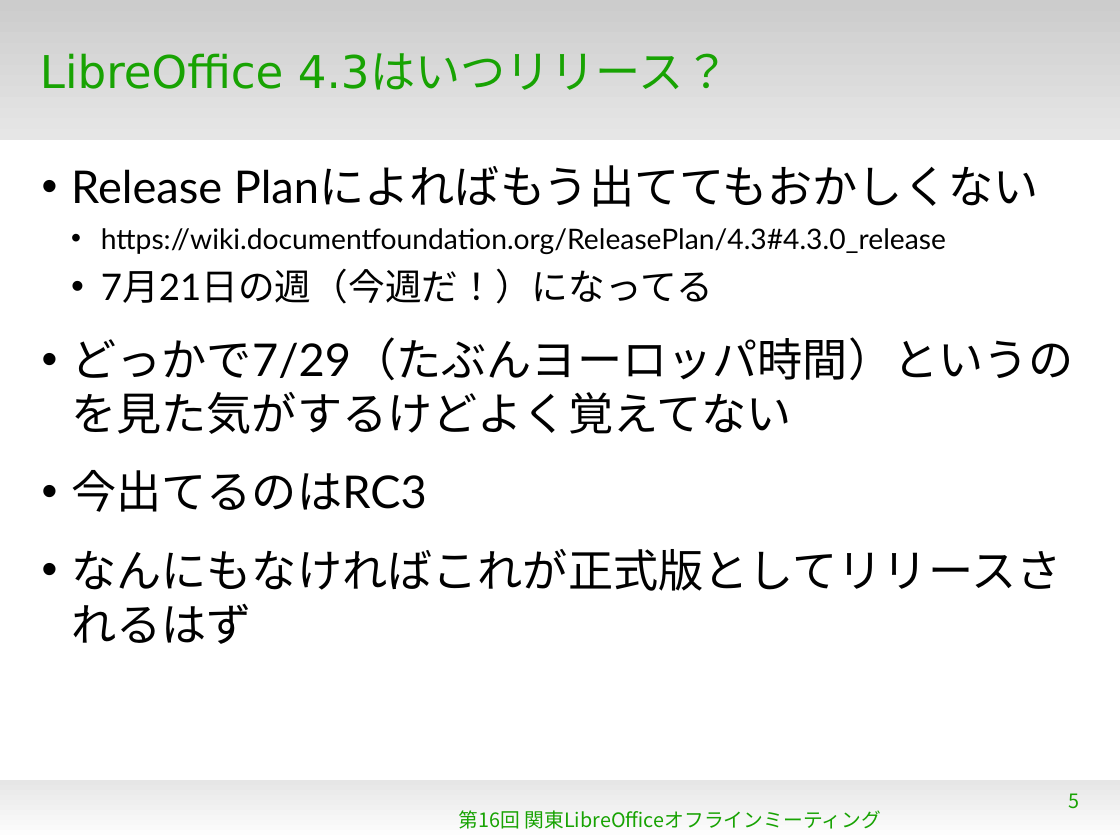
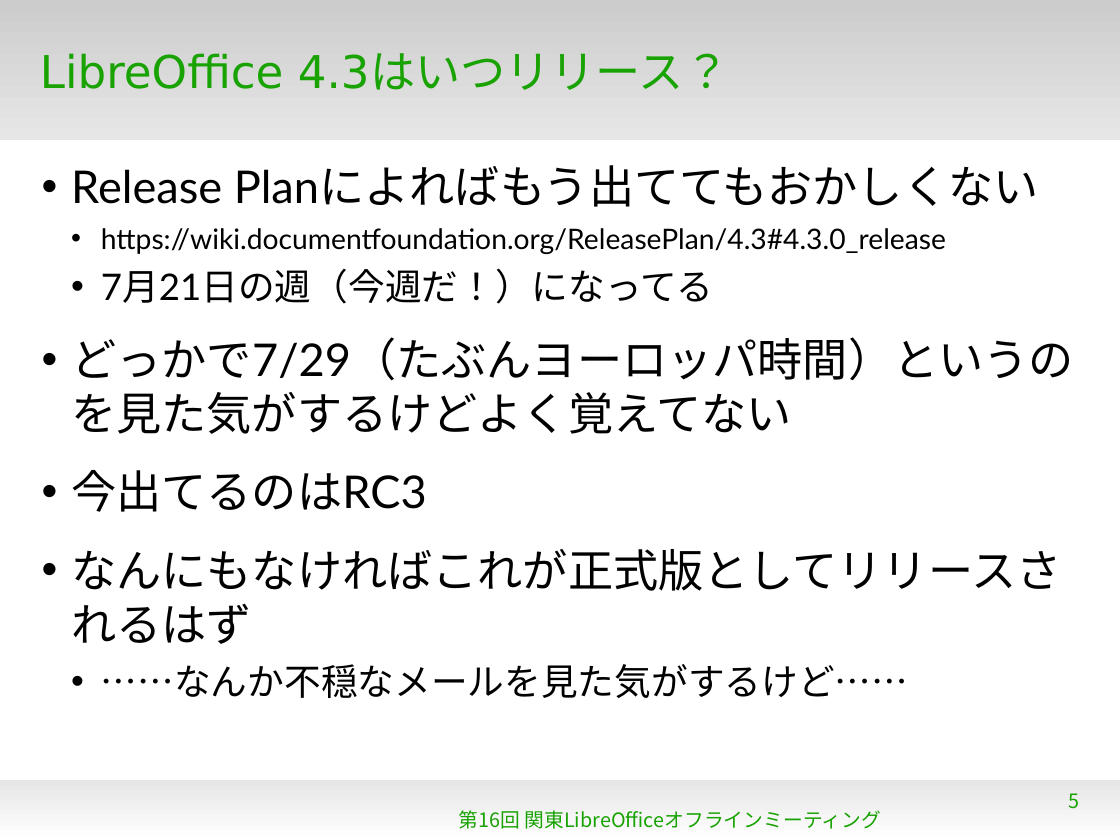
Before and after one commit to gitter-badger/KantoLibreOffice, a slide deck: slide 5 of Jul2014/WhatsNew4_3.odp. Drawn at 1120x840 pixels with LibreOffice and Linux fonts; fonts in the diff are those of the drawing; background and template pictures are left out. Boxes give left, top, right and bottom in pixels: in the first picture for what was removed or moved away, otherwise in the second. Text is boxed around its words. In the diff, an @@ line names an element or a change of style, - is before the commit and + after.

```diff
--- a/Jul2014/WhatsNew4_3.odp
+++ b/Jul2014/WhatsNew4_3.odp
@@ text at (101,664,908,698): paragraph added @@
+  • ……なんか不穏なメールを見た気がするけど……
```
Also in this commit, not shown: 7 other slides changed, 18 slides added, 2 slides removed.
